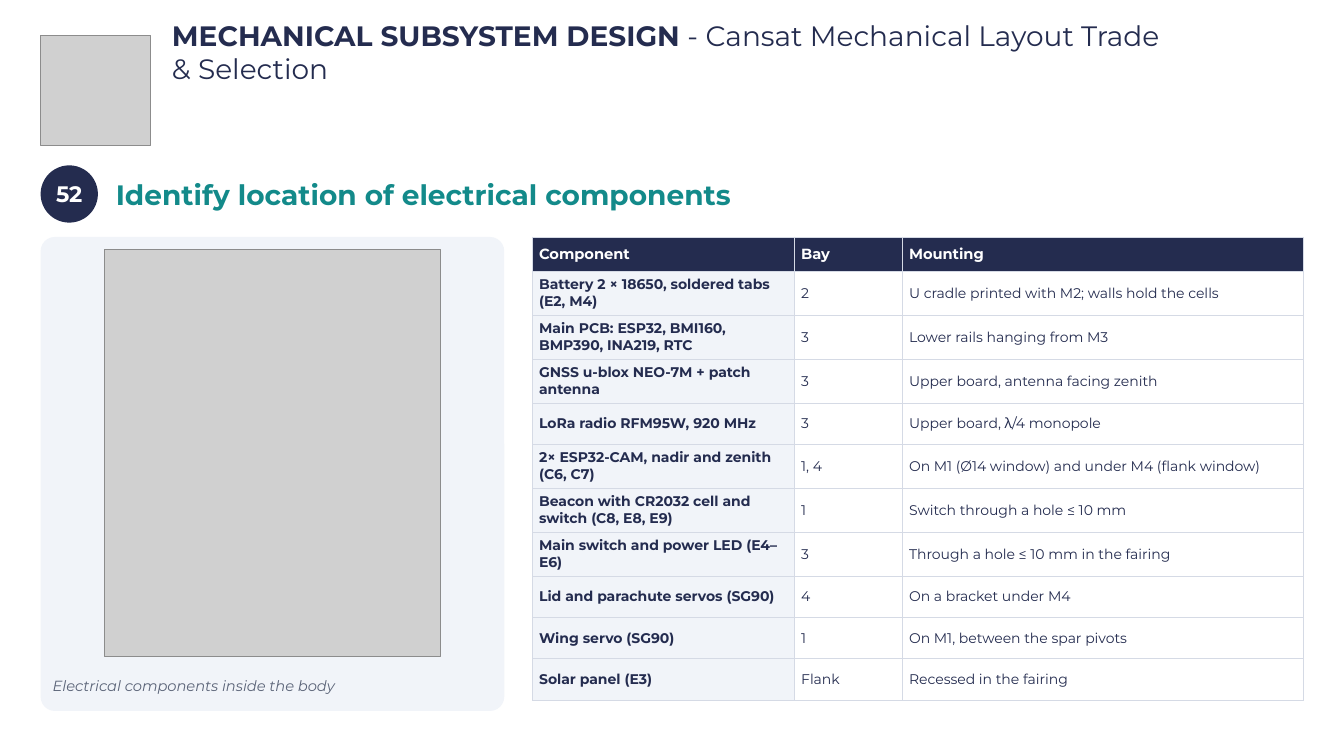
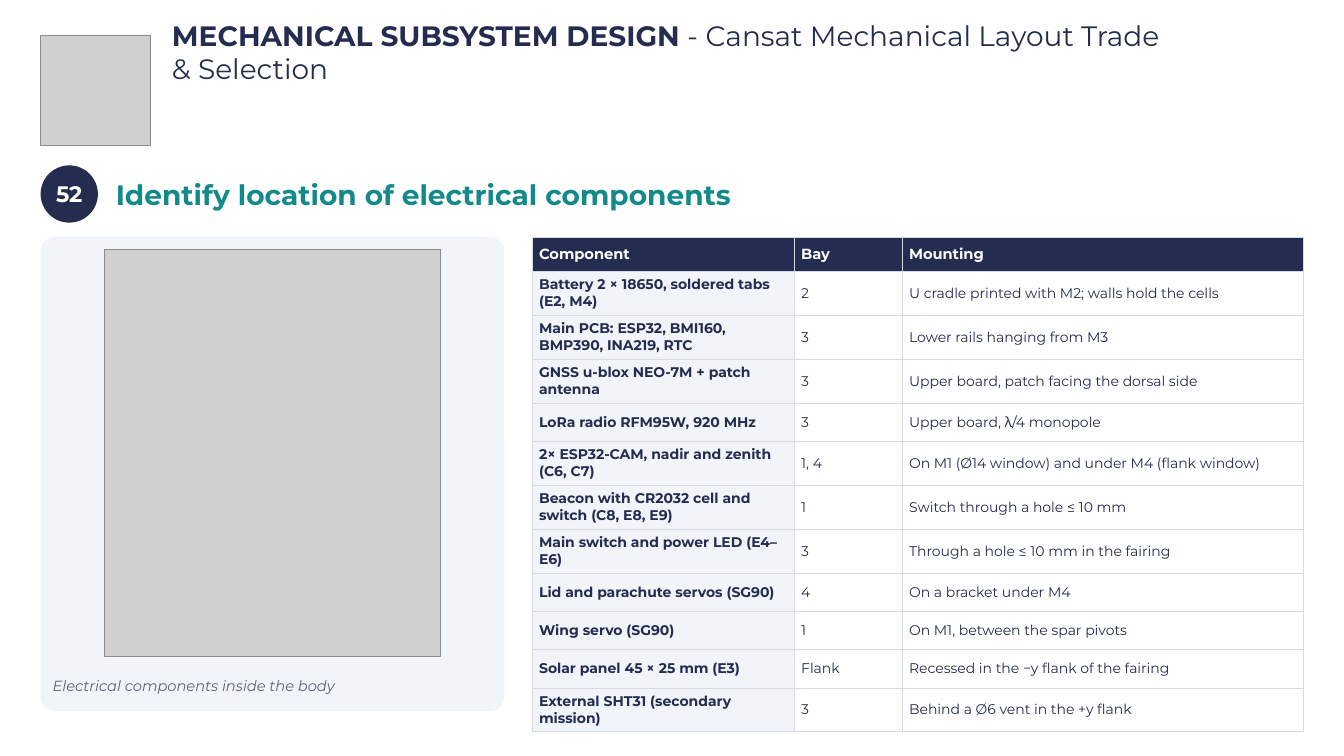
Before and after one commit to Caetano18/proyecto, a slide deck: slide 55 of cansat_pdr/laminas_plantilla/CanSat_PDR_Hermes_V2.pptx. Drawn at 1344x756 pixels with LibreOffice and Linux fonts; fonts in the diff are those of the drawing; grey boxes stand for pictures; background and template pictures are left out. Boxes give left, top, right and bottom in pixels: in the first picture for what was removed or moved away, otherwise in the second. Text is boxed around its words. In the diff, an @@ line names an element or a change of style, - is before the commit and + after.

```diff
--- a/cansat_pdr/laminas_plantilla/CanSat_PDR_Hermes_V2.pptx
+++ b/cansat_pdr/laminas_plantilla/CanSat_PDR_Hermes_V2.pptx
@@ table at (x1=532, y1=237, x2=1304, y2=730) @@
-row 4, column 3: Upper board, antenna facing zenith
+row 4, column 3: Upper board, patch facing the dorsal side
-row 11: Solar panel (E3) | Flank | Recessed in the fairing
+row 11: Solar panel 45 × 25 mm (E3) | Flank | Recessed in the −y flank of the fairing
+row 12: External SHT31 (secondary mission) | 3 | Behind a Ø6 vent in the +y flank
```
Also in this commit, not shown: 13 other slides changed, 31 other files.
